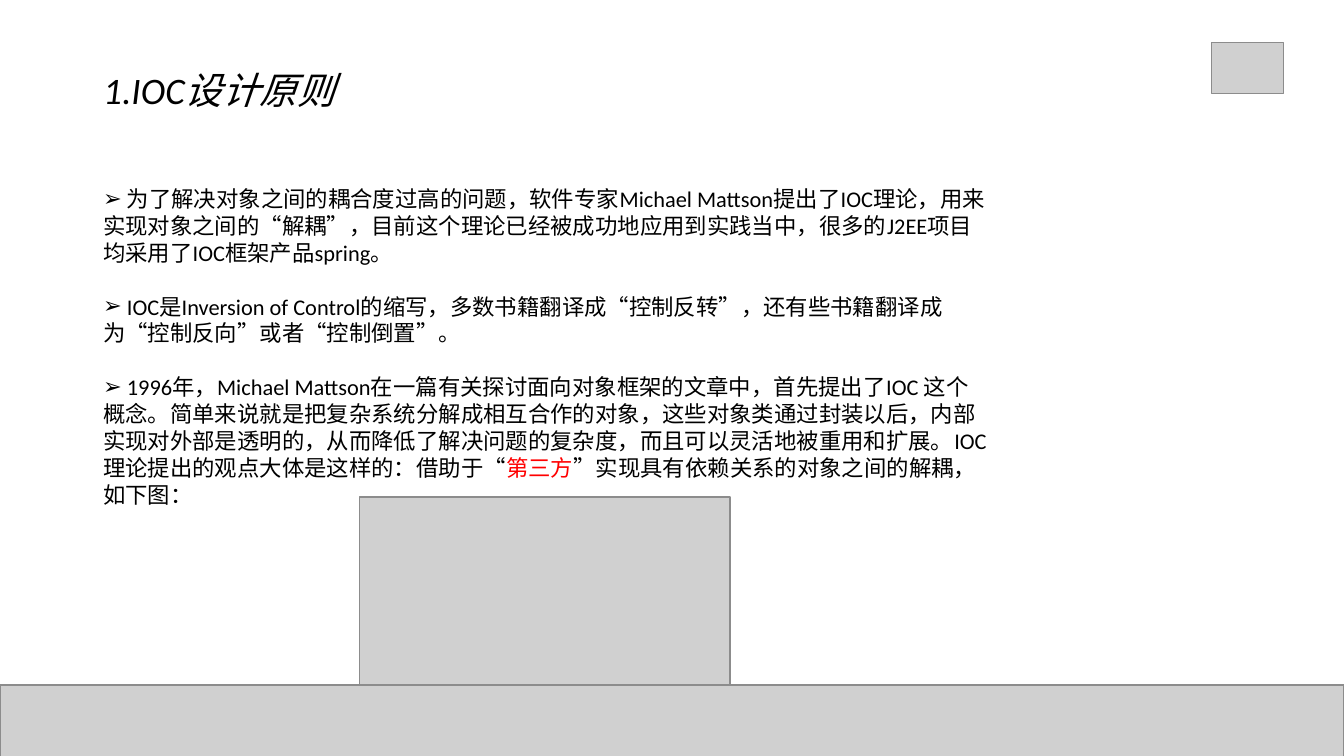
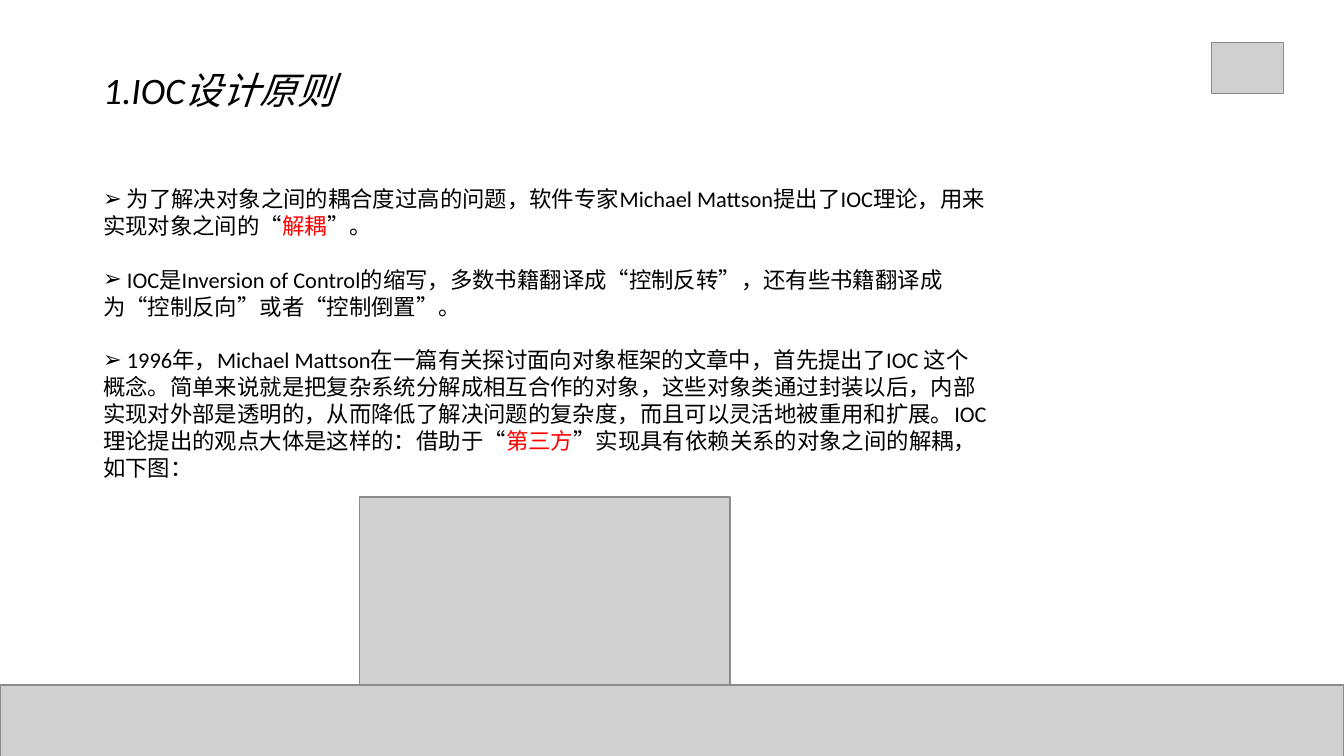
Before and after one commit to Mrchensama/DependenceInjection, a slide deck: slide 5 of 陈胡-依赖注入.pptx. Drawn at 1344x756 pixels with LibreOffice and Linux fonts; fonts in the diff are those of the drawing; grey boxes stand for pictures. Boxes give left, top, right and bottom in pixels: in the first picture for what was removed or moved away, otherwise in the second. Text is boxed around its words. In the diff, an @@ line names an element or a change of style, - is before the commit and + after.

```diff
--- a/陈胡-依赖注入.pptx
+++ b/陈胡-依赖注入.pptx
@@ text at bbox=[103, 188, 985, 236]: text changed @@
-➢ 为了解决对象之间的耦合度过高的问题，软件专家Michael Mattson提出了IOC理论，用来实现对象之间的“解耦”，目前这个理论已经被成功地应用到实践当中，很多的J2EE项目均采用了IOC框架产品spring。
+➢ 为了解决对象之间的耦合度过高的问题，软件专家Michael Mattson提出了IOC理论，用来实现对象之间的“解耦”。
```
Also in this commit, not shown: 28 other slides changed, 4 slides added, 4 slides removed, 5 other files.
